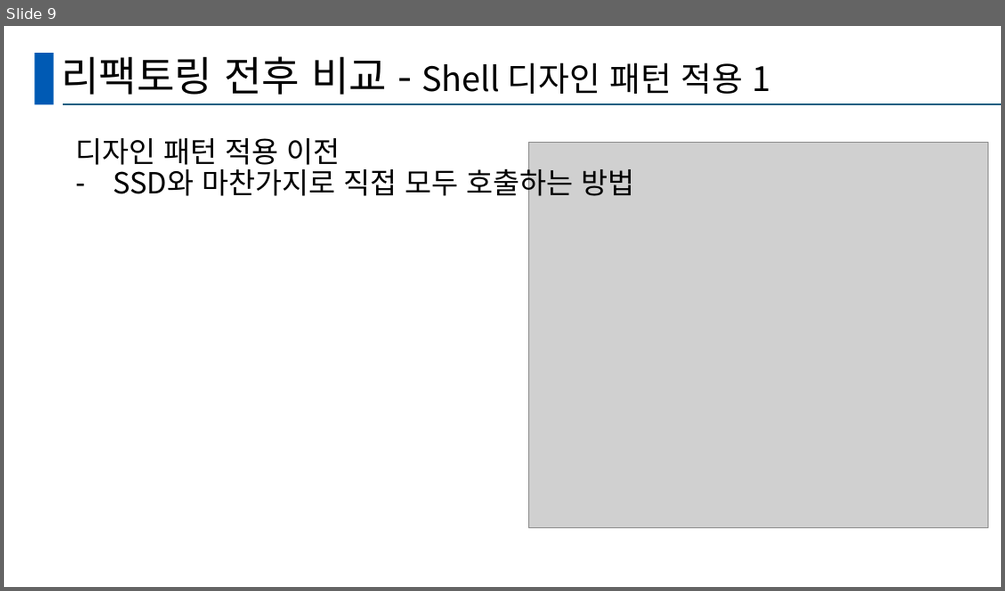
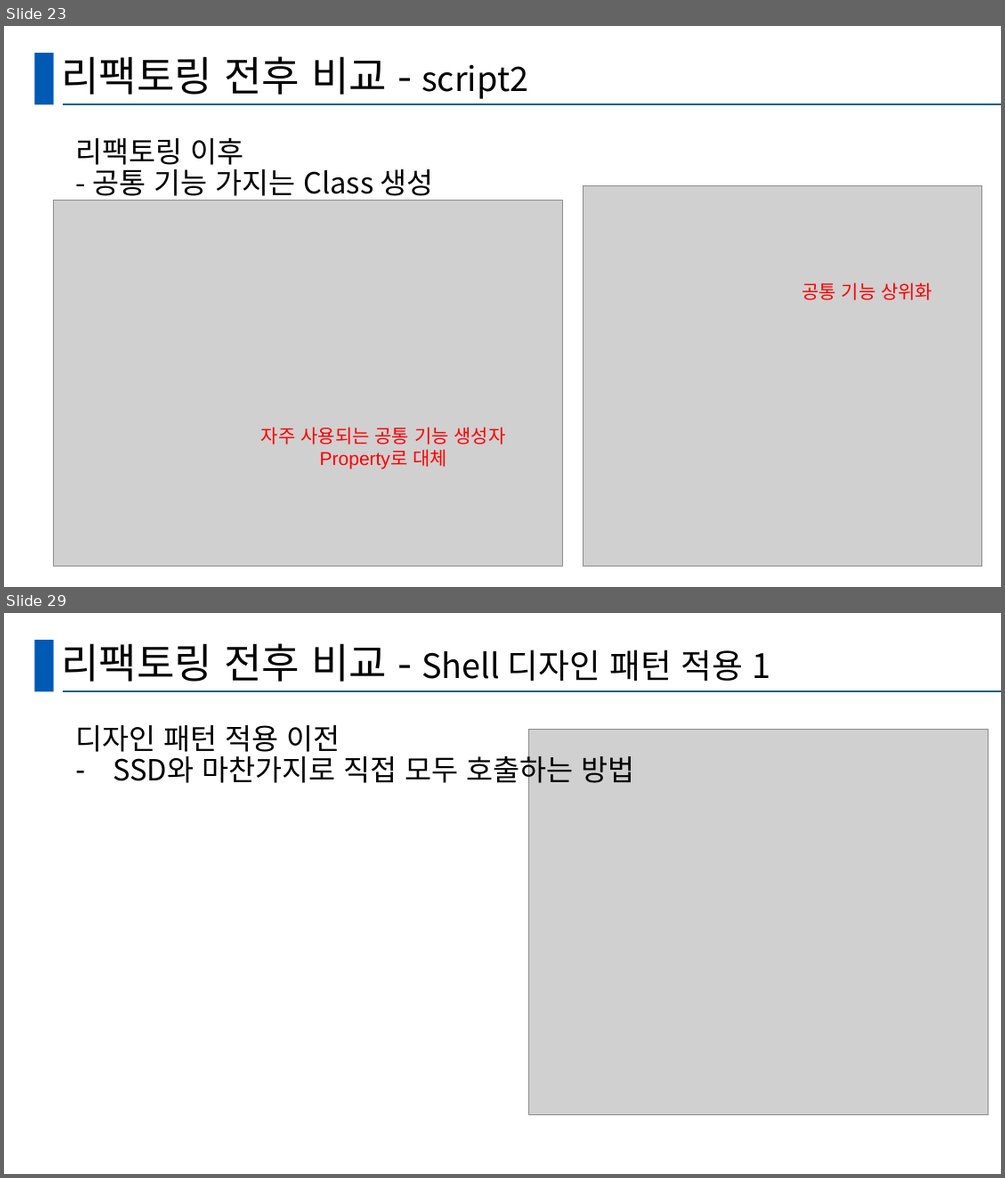
Before and after one commit to hobism3/SSD_A-Teuk, a slide deck: CRA_A-teuk.pptx. Shown one above the other, each under a label of ours: slide 9 before the commit, slides 23 and 29 after it; the slides between them are not shown. The pictures are 1005x591 and 1005x1178 pixels, drawn with LibreOffice and Linux fonts; fonts in the diff are those of the drawing; grey boxes stand for pictures. Boxes give left, top, right and bottom in pixels: in the first picture for what was removed or moved away, otherwise in the second. Text is boxed around its words. In the diff, an @@ line names an element or a change of style, - is before the commit and + after.

```diff
--- a/CRA_A-teuk.pptx
+++ b/CRA_A-teuk.pptx
@@ slide 23 added at (4, 26, 1001, 587), background #FFFFFF; not listed: 2 template elements that a slide beside it also shows @@
@@ title added at (61, 56, 528, 99), 39.6 pt, text #000000 @@
+리팩토링 전후 비교 - script2
@@ text added at (75, 137, 434, 201), 28 pt, text #000000 @@
+리팩토링 이후
+- 공통 기능 가지는 Class 생성
@@ picture added at (53, 200, 563, 566) @@
@@ picture added at (582, 186, 982, 566) @@
@@ text added at (801, 282, 932, 300), 18 pt, text #FF0000 @@
+공통 기능 상위화
@@ text added at (261, 426, 506, 469), 18 pt, text #FF0000 @@
+자주 사용되는 공통 기능 생성자
+Property로 대체
@@ what was slide 9 is now slide 29 @@
```
Also in this commit, not shown: 8 slides changed, 24 other slides added, 3 slides removed.
